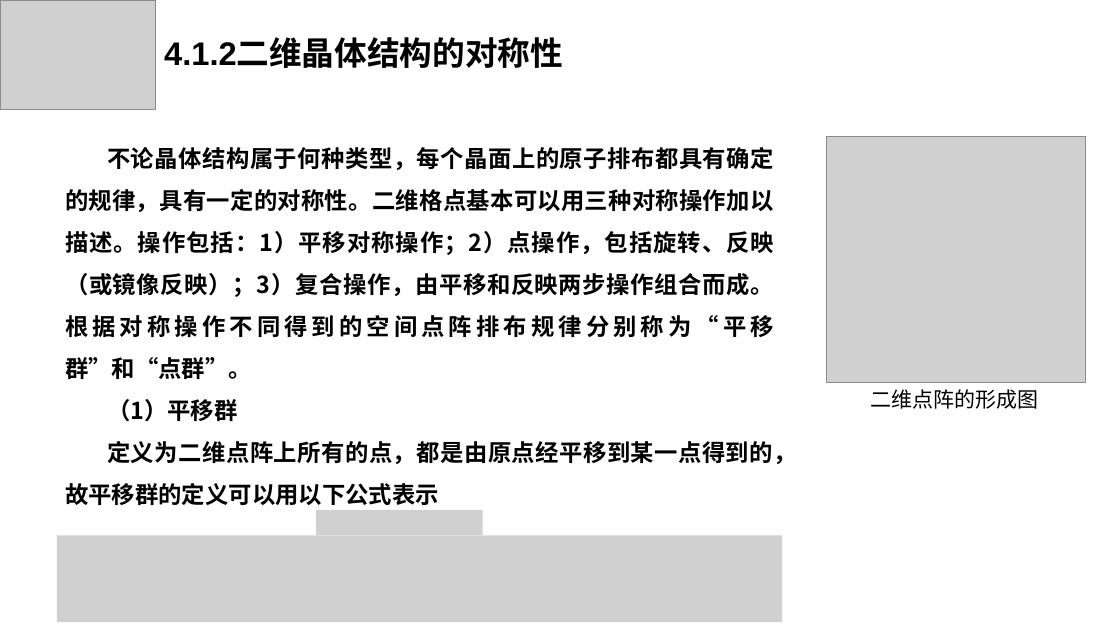
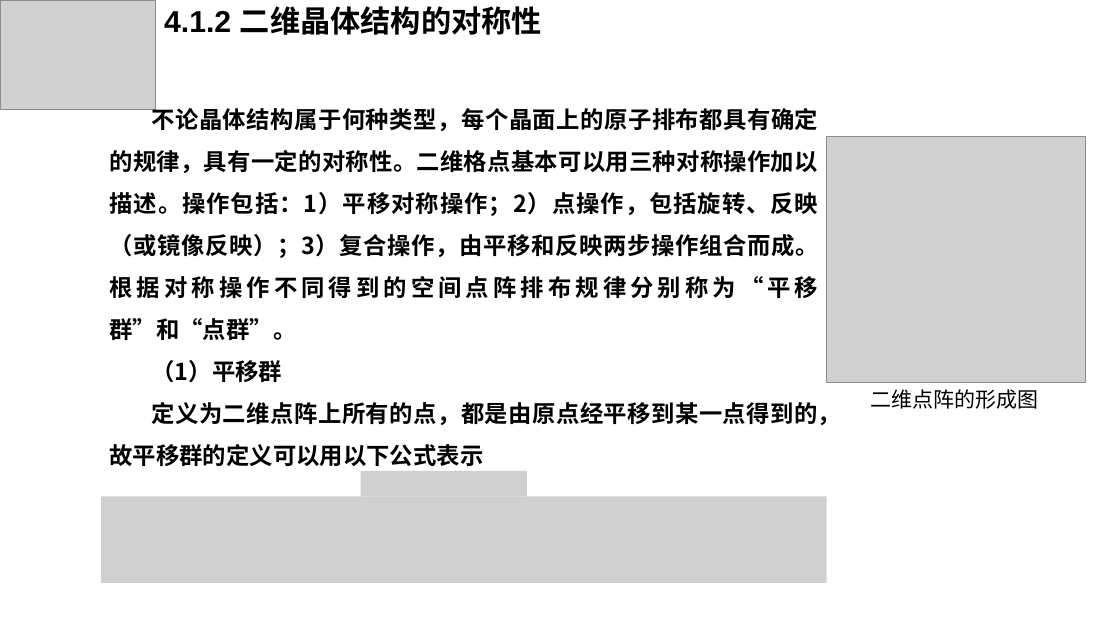
Before and after one commit to DreamBoatOve/gitTest, a slide deck: slide 5 of Lessons/材料的表面与界面/group_presentation/slices/第四小组_0529_16.pptx. Drawn at 1120x630 pixels with LibreOffice and Linux fonts; fonts in the diff are those of the drawing; grey boxes stand for pictures. Boxes give left, top, right and bottom in pixels: in the first picture for what was removed or moved away, otherwise in the second. Text is boxed around its words. In the diff, an @@ line names an element or a change of style, - is before the commit and + after.

```diff
--- a/Lessons/材料的表面与界面/group_presentation/slices/第四小组_0529_16.pptx
+++ b/Lessons/材料的表面与界面/group_presentation/slices/第四小组_0529_16.pptx
@@ text at (x1=164, y1=6, x2=542, y2=35): text changed; size 28 to 25.9 pt @@
-4.1.2二维晶体结构的对称性
+4.1.2 二维晶体结构的对称性
@@ text "不论晶体结构属于何种类型，每个晶面上的原子排布都具有确定的规律，具有一定的对称性。二维格点基本可以用三种对称操作加以描述 ..." moved from (x1=65, y1=147, x2=797, y2=505) to (x1=109, y1=105, x2=841, y2=466) @@
@@ picture added at (x1=360, y1=471, x2=527, y2=497) @@
@@ picture moved from (x1=57, y1=535, x2=783, y2=622) to (x1=102, y1=497, x2=828, y2=583) @@
@@ picture removed at (x1=316, y1=510, x2=482, y2=535) @@
```
Also in this commit, not shown: 23 other slides changed.
